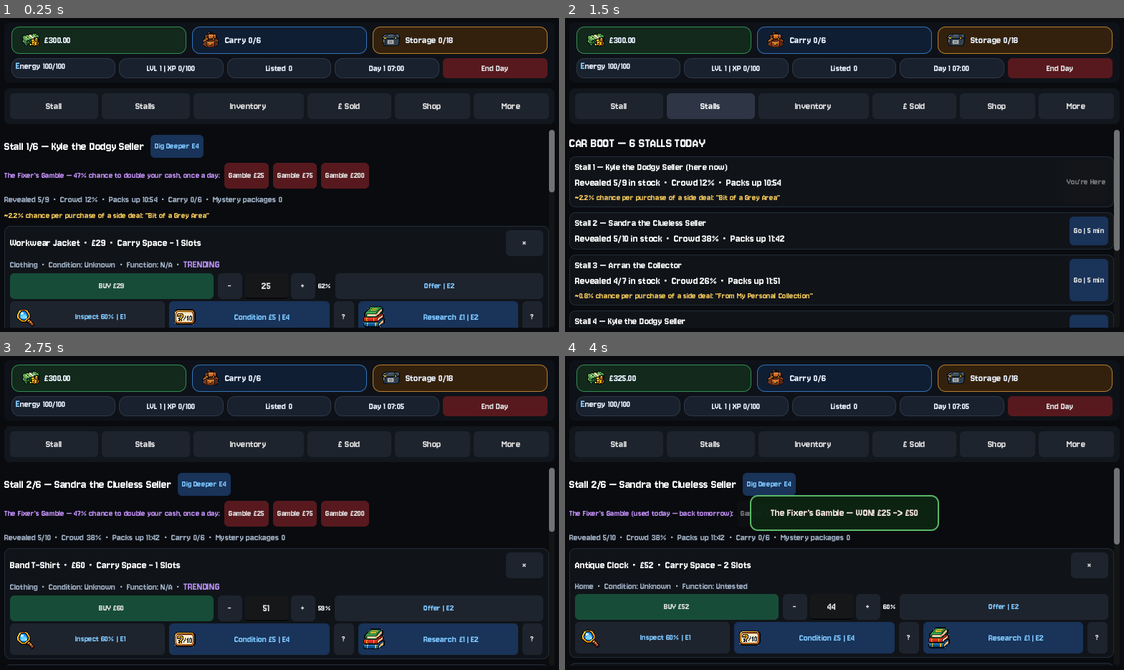
Above: before the commit, frames 1-4 (two rows, left to right).
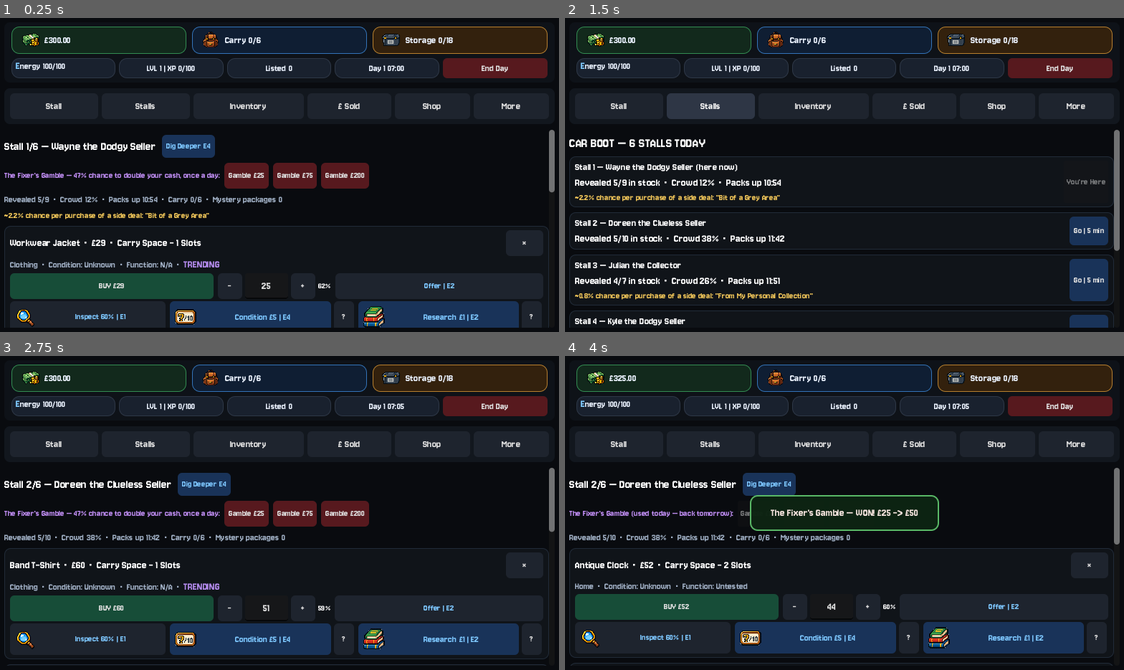
Above: after the commit, the same moments.

Repository: wmilburn1997-ai/car-boot-reseller
Game: Godot game, scene res://Main.tscn
Two runs of this game, one before a commit and one after it. Both use one fixed random seed, a clock stepped at 60 frames per second and the inputs below.
Inputs:
- Up to frame 1 (0.25 s): no input
- Up to frame 2 (1.5 s): click "Stall" at 0.5 s; click "Stalls" at 1.25 s
- Up to frame 3 (2.75 s): click "Go | 5 min" at 2 s
- Up to frame 4 (4 s): click "Gamble £25" at 2.75 s; click "×" at 3.5 s

The runs differ from the first frame. In frame 1, 0.9% of the frame differs, in the area x 9-96%, y 37-99%; in frame 2, 0.5%; in frame 3, 0.3%; in frame 4, 0.3%.

Commit message:
Fix help button crash, restore scroll preservation, add condition chance/rolled, unique seller names, swap listing button prominence

Diff:
--- a/main.gd
+++ b/main.gd
@@ -763,16 +763,20 @@
 	item["highlight_action"] = action_key
 	item["highlight_color"] = "gold" if after_max < before_max else "yellow"
 
-func add_help_button(parent, button):
-	if button.tooltip_text == "":
-		return
-	var help_btn = Button.new()
-	help_btn.text = "?"
-	help_btn.custom_minimum_size = Vector2(28, 28)
-	style_button(help_btn, "nav")
-	help_btn.add_theme_font_size_override("font_size", 13)
-	help_btn.pressed.connect(Callable(self, "queue_popup").bind(button.tooltip_text, "info"))
-	parent.add_child(help_btn)
+func wrap_button_with_help(button, help_text):
+	var row = HBoxContainer.new()
+	row.add_theme_constant_override("separation", 4)
+	row.size_flags_horizontal = Control.SIZE_EXPAND_FILL
+	row.add_child(button)
+	if help_text != "":
+		var help_btn = Button.new()
+		help_btn.text = "?"
+		help_btn.custom_minimum_size = Vector2(28, 28)
+		style_button(help_btn, "nav")
+		help_btn.add_theme_font_size_override("font_size", 13)
+		help_btn.pressed.connect(Callable(self, "queue_popup").bind(help_text, "info"))
+		row.add_child(help_btn)
+	return row
 
 func apply_button_icon(button, icon_tex):
 	if icon_tex != null:
@@ -787,7 +791,7 @@
 		return "#d4af37"
 	return "#f0d060"
 
-func make_completed_action_box(header_text, note_bbcode_text, note_color = "#b8dcff", header_icon = null):
+func make_completed_action_box(header_text, note_bbcode_text, note_color = "#b8dcff", header_icon = null, help_text = ""):
 	var panel = PanelContainer.new()
 	var sb = StyleBoxFlat.new()
 	sb.bg_color = Color(0.09,0.10,0.12,1.0)
@@ -824,7 +828,16 @@
 	header.text = header_text
 	header.add_theme_font_size_override("font_size", 15)
 	header.add_theme_color_override("font_color", Color(0.58,0.63,0.70,1.0))
+	header.size_flags_horizontal = Control.SIZE_EXPAND_FILL
 	header_row.add_child(header)
+	if help_text != "":
+		var help_btn = Button.new()
+		help_btn.text = "?"
+		help_btn.custom_minimum_size = Vector2(28, 28)
+		style_button(help_btn, "nav")
+		help_btn.add_theme_font_size_override("font_size", 13)
+		help_btn.pressed.connect(Callable(self, "queue_popup").bind(help_text, "info"))
+		header_row.add_child(help_btn)
 	if note_bbcode_text != "":
 		var note = RichTextLabel.new()
 		note.bbcode_enabled = true
@@ -1150,11 +1163,13 @@
 	daily_expenses = min(25.0, 6.50 + float(day - 1) * 0.25)
 	var seller_names = seller_profiles.keys()
 	var count = rng.randi_range(6, 8)
+	var used_names_today = {}
 	for i in range(count):
 		var seller = seller_names[rng.randi_range(0, seller_names.size() - 1)]
 		var profile = seller_profiles[seller]
 		var stall = {
 			"seller": seller,
+			"seller_display_name": pick_unique_seller_name(seller, used_names_today),
 			"stock": [],
 			"revealed": 0,
 			"packing_minute": rng.randi_range(10 * 60 + 45, 12 * 60),
@@ -1353,6 +1368,9 @@
 
 func show_stall():
 	current_screen_name = "show_stall"
+	if page_scroll != null:
+		last_scroll_value = page_scroll.scroll_vertical
+		call_deferred("_restore_scroll", page_scroll)
 	clear_body()
 	update_header()
 	if pending_special_offer != null:
@@ -1368,20 +1386,21 @@
 
 	var stall = stalls[current_stall_index]
 	var seller = stall["seller"]
+	var seller_display = stall["seller_display_name"]
 	if current_time_minutes >= stall["packing_minute"] or bool(stall.get("banned_today", false)):
 		var packed_title = Label.new()
 		packed_title.autowrap_mode = TextServer.AUTOWRAP_WORD_SMART
 		packed_title.size_flags_horizontal = Control.SIZE_EXPAND_FILL
 		packed_title.add_theme_font_size_override("font_size", 20)
-		packed_title.text = "STALL %d/%d — %s" % [current_stall_index + 1, stalls.size(), seller_display_name(seller)]
+		packed_title.text = "STALL %d/%d — %s" % [current_stall_index + 1, stalls.size(), seller_display]
 		body.add_child(packed_title)
 		var packed = Label.new()
 		packed.autowrap_mode = TextServer.AUTOWRAP_WORD_SMART
 		packed.size_flags_horizontal = Control.SIZE_EXPAND_FILL
 		if bool(stall.get("banned_today", false)):
-			packed.text = "You've been kicked off %s's stall for the rest of the day." % seller_display_name(seller)
+			packed.text = "You've been kicked off %s's stall for the rest of the day." % seller_display
 		else:
-			packed.text = "%s has already packed up and left for the day." % seller_display_name(seller)
+			packed.text = "%s has already packed up and left for the day." % seller_display
 		body.add_child(packed)
 		var back_note = Label.new()
 		back_note.autowrap_mode = TextServer.AUTOWRAP_WORD_SMART
@@ -1397,7 +1416,7 @@
 
 	var title = Label.new()
 	title.add_theme_font_size_override("font_size", 18)
-	title.text = "Stall %d/%d — %s" % [current_stall_index + 1, stalls.size(), seller_display_name(seller)]
+	title.text = "Stall %d/%d — %s" % [current_stall_index + 1, stalls.size(), seller_display]
 	title_row.add_child(title)
 
 	var browse = Button.new()
@@ -1532,11 +1551,11 @@
 					stall_condition_note += "\n[color=#e88c7a][!] Hidden flaw found: %s[/color]" % item["fault_severity"]
 				else:
 					stall_condition_note += "\n[color=#8cd98f]No hidden defects found.[/color]"
-			card.add_child(make_completed_action_box("Condition Checked", stall_condition_note, get_highlight_color(item, "condition"), condition_icon))
+			card.add_child(make_completed_action_box("Condition Checked", stall_condition_note, get_highlight_color(item, "condition"), condition_icon, "Reveals the exact Condition score for certain. This is the only reliable way to know it before buying — and, for non-electronic items, the only way to know about hidden defects at all."))
 
 		if item["basic_researched"]:
 			var stall_research_note = "Researched Prices: %s  •  [color=#e08fd0]Rare-variant gamble: ~%.0f%%[/color]" % [item["basic_comps"], float(item["locked_gamble_hint"]) * 100.0]
-			card.add_child(make_completed_action_box("Researched", stall_research_note, get_highlight_color(item, "research"), research_icon))
+			card.add_child(make_completed_action_box("Researched", stall_research_note, get_highlight_color(item, "research"), research_icon, "Shows real sold-price comparables for this exact item. Evidence to weigh, not a guaranteed value — one-time only."))
 
 		var top_row = HFlowContainer.new()
 		top_row.size_flags_horizontal = Control.SIZE_EXPAND_FILL
@@ -1661,8 +1680,7 @@
 			condition_button.add_theme_font_size_override("font_size", 14)
 			condition_button.pressed.connect(Callable(self, "check_condition").bind(i))
 			apply_button_icon(condition_button, condition_icon)
-			actions.add_child(condition_button)
-			add_help_button(actions, condition_button)
+			actions.add_child(wrap_button_with_help(condition_button, condition_button.tooltip_text))
 
 		if not item["basic_researched"]:
 			var research_button = Button.new()
@@ -1674,8 +1692,7 @@
 			research_button.add_theme_font_size_override("font_size", 14)
 			research_button.pressed.connect(Callable(self, "prebuy_research").bind(i))
 			apply_button_icon(research_button, research_icon)
-			actions.add_child(research_button)
-			add_help_button(actions, research_button)
+			actions.add_child(wrap_button_with_help(research_button, research_button.tooltip_text))
 
 	footer_label.text = ""
 
@@ -1739,7 +1756,8 @@
 	var before_center = (float(before_check[0]) + float(before_check[1])) / 2.0
 	var after_center = (float(after_check[0]) + float(after_check[1])) / 2.0
 	var change_word = "increased" if after_center >= before_center else "decreased"
-	item["condition_price_note"] = "Condition Checked — %d/10. Selling price %s: £%d–£%d -> £%d–£%d." % [item["condition"], change_word, before_check[0], before_check[1], after_check[0], after_check[1]]
+	var reveal_roll = rng.randf()
+	item["condition_price_note"] = "[color=#e08fd0]Chance 100%% | Rolled %.2f%%[/color] | Result: Revealed — %d/10. Selling price %s: £%d–£%d -> £%d–£%d." % [reveal_roll * 100.0, item["condition"], change_word, before_check[0], before_check[1], after_check[0], after_check[1]]
 	apply_price_highlight(item, "condition", float(before_check[1]), float(after_check[1]))
 	var message = "CONDITION CHECK COMPLETE — Condition %d/10." % item["condition"]
 	if item["testable"]:
@@ -1822,11 +1840,12 @@
 	var stall = stalls[current_stall_index]
 	var item = stall["stock"][index]
 	var seller = stall["seller"]
+	var seller_display = stall["seller_display_name"]
 	if item["haggle_attempted"]:
 		set_status("You already made your one haggle attempt on this item.")
 		return
 	if bool(stall.get("banned_today", false)):
-		set_status("%s won't deal with you again today." % seller_display_name(seller))
+		set_status("%s won't deal with you again today." % seller_display)
 		return
 	if energy < 2:
 		set_status("Need E2 to haggle.")
@@ -1945,7 +1964,7 @@
 		name_line.autowrap_mode = TextServer.AUTOWRAP_WORD_SMART
 		name_line.size_flags_horizontal = Control.SIZE_EXPAND_FILL
 		name_line.add_theme_font_size_override("font_size", 15)
-		name_line.text = "Stall %d — %s%s" % [i + 1, seller_display_name(stall["seller"]), here_tag]
+		name_line.text = "Stall %d — %s%s" % [i + 1, stall["seller_display_name"], here_tag]
 		if packed:
 			name_line.add_theme_color_override("font_color", Color(0.5,0.5,0.55,1.0))
 		info_box.add_child(name_line)
@@ -2010,7 +2029,7 @@
 	if index >= stall["revealed"]:
 		return
 	if bool(stall.get("banned_today", false)):
-		set_status("%s won't deal with you again today." % seller_display_name(stall["seller"]))
+		set_status("%s won't deal with you again today." % stall["seller_display_name"])
 		return
 	var item = stall["stock"][index]
 	if bool(item.get("seller_refuses", false)):
@@ -2036,7 +2055,7 @@
 	stall["stock"].remove_at(index)
 	stall["revealed"] = min(stall["revealed"], stall["stock"].size())
 	register_collection(item)
-	check_side_deal(stall["seller"])
+	check_side_deal(stall["seller"], stall["seller_display_name"])
 	add_xp(2)
 	queue_popup("Item Purchased! %s — £%.2f" % [item["name"], item["paid"]], "success")
 	save_game()
@@ -2067,7 +2086,7 @@
 		fs["highest_one_in"] = item["one_in"]
 		fs["highest_rarity"] = item["rarity"]
 
-func check_side_deal(seller):
+func check_side_deal(seller, display_name):
 	if not special_event_profiles.has(seller):
 		return
 	if pending_special_offer != null:
@@ -2077,11 +2096,11 @@
 	var result = roll < chance
 	record_rng("Side deal chance: %s | Rolled: %.2f%% | Result: %s" % [chance_text(chance), roll * 100.0, "TRIGGERED" if result else "MISS"])
 	if result:
-		pending_special_offer = generate_special_offer(seller)
-		status_label.text += " \"%s\" — %s has a special offer for you." % [special_event_profiles[seller]["title"], seller_display_name(seller)]
+		pending_special_offer = generate_special_offer(seller, display_name)
+		status_label.text += " \"%s\" — %s has a special offer for you." % [special_event_profiles[seller]["title"], display_name]
 		unlock_achievement("Actually Mate...")
 
-func generate_special_offer(seller):
+func generate_special_offer(seller, display_name):
 	var profile = special_event_profiles[seller]
 	var item = generate_item(seller)
 	var value_mult = rng.randf_range(float(profile["value_mult"][0]), float(profile["value_mult"][1]))
@@ -2106,7 +2125,7 @@
 	if profile.has("fake_bonus"):
 		item["fake_chance"] = clamp(float(item["fake_chance"]) + float(profile["fake_bonus"]), 0.0, 0.85)
 		item["authentic"] = rng.randf() > item["fake_chance"]
-	return {"seller":seller, "title":profile["title"], "flavor":profile["flavor"], "item":item}
+	return {"seller":seller, "seller_display_name":display_name, "title":profile["title"], "flavor":profile["flavor"], "item":item}
 
 func show_special_offer():
 	current_screen_name = "show_special_offer"
@@ -2122,7 +2141,7 @@
 	title.autowrap_mode = TextServer.AUTOWRAP_WORD_SMART
 	title.size_flags_horizontal = Control.SIZE_EXPAND_FILL
 	title.add_theme_font_size_override("font_size", 20)
-	title.text = "SPECIAL OFFER — %s (%s)" % [offer["title"], seller_display_name(offer["seller"])]
+	title.text = "SPECIAL OFFER — %s (%s)" % [offer["title"], offer["seller_display_name"]]
 	body.add_child(title)
 
 	var flavor = Label.new()
@@ -2232,6 +2251,9 @@
 
 func show_inventory():
 	current_screen_name = "show_inventory"
+	if page_scroll != null:
+		last_scroll_value = page_scroll.scroll_vertical
+		call_deferred("_restore_scroll", page_scroll)
 	clear_body()
 	update_header()
 	var title = Label.new()
@@ -2354,7 +2376,7 @@
 					condition_note += "\n[color=#e88c7a][!] Hidden flaw found: %s[/color]" % item["fault_severity"]
 				else:
 					condition_note += "\n[color=#8cd98f]No hidden defects found.[/color]"
-			card.add_child(make_completed_action_box("Condition Checked", condition_note, get_highlight_color(item, "condition"), condition_icon))
+			card.add_child(make_completed_action_box("Condition Checked", condition_note, get_highlight_color(item, "condition"), condition_icon, "Reveals the exact Condition score, and — for non-electronic items — any hidden defect. Only reliable way to know for sure if you skipped it before buying."))
 			actions.add_child(Control.new())
 		else:
 			var inv_condition_button = Button.new()
@@ -2366,11 +2388,10 @@
 			inv_condition_button.size_flags_horizontal = Control.SIZE_EXPAND_FILL
 			style_button(inv_condition_button, "action")
 			inv_condition_button.add_theme_font_size_override("font_size", 14)
-			actions.add_child(inv_condition_button)
-			add_help_button(actions, inv_condition_button)
+			actions.add_child(wrap_button_with_help(inv_condition_button, inv_condition_button.tooltip_text))
 
 		if item["basic_researched"]:
-			card.add_child(make_completed_action_box("Researched", "Researched Prices: %s" % item["basic_comps"], get_highlight_color(item, "research"), research_icon))
+			card.add_child(make_completed_action_box("Researched", "Researched Prices: %s" % item["basic_comps"], get_highlight_color(item, "research"), research_icon, "Sold-price comparables for this item. Evidence only, one-time."))
 			actions.add_child(Control.new())
 		else:
 			var basic_button = Button.new()
@@ -2382,14 +2403,13 @@
 			basic_button.size_flags_horizontal = Control.SIZE_EXPAND_FILL
 			style_button(basic_button, "action")
 			basic_button.add_theme_font_size_override("font_size", 14)
-			actions.add_child(basic_button)
-			add_help_button(actions, basic_button)
+			actions.add_child(wrap_button_with_help(basic_button, basic_button.tooltip_text))
 
 		if item["deep_researched"]:
 			var deep_note = item["research_note"]
 			if item["rare_variant_hit"]:
 				deep_note += "\nRARE VARIANT — [color=#e08fd0]rolled %.2f%%[/color] (%s) — value x%.1f!" % [item["rare_variant_roll_pct"], item["rare_variant_tier"], item["rare_variant_mult"]]
-			card.add_child(make_completed_action_box("Deep Researched", deep_note, get_highlight_color(item, "deep_research"), deep_research_icon))
+			card.add_child(make_completed_action_box("Deep Researched", deep_note, get_highlight_color(item, "deep_research"), deep_research_icon, "Digs into exact model/variant details. If you Basic Researched this item first, your rare-variant odds are set by how good or bad that research looked — a bad-looking deal gets better odds here. Can raise or lower your Selling Potential range with an explanation — one-time only, may find nothing new."))
 			actions.add_child(Control.new())
 		else:
 			var deep_knowledge = float(category_knowledge.get(item["category"], 5))
@@ -2410,12 +2430,11 @@
 				deep_button.icon = deep_research_icon
 				deep_button.add_theme_constant_override("icon_max_width", 32)
 				deep_button.texture_filter = CanvasItem.TEXTURE_FILTER_NEAREST
-			actions.add_child(deep_button)
-			add_help_button(actions, deep_button)
+			actions.add_child(wrap_button_with_help(deep_button, deep_button.tooltip_text))
 
 		if item["testable"]:
 			if item["tested"]:
-				card.add_child(make_completed_action_box("Tested", item["test_note"], "#b8dcff", test_icon))
+				card.add_child(make_completed_action_box("Tested", item["test_note"], "#b8dcff", test_icon, "Reveals whether this electronic item actually works. Required before it can be listed."))
 				actions.add_child(Control.new())
 			else:
 				var test_button = Button.new()
@@ -2428,11 +2447,10 @@
 				test_button.size_flags_horizontal = Control.SIZE_EXPAND_FILL
 				style_button(test_button, "action")
 				test_button.add_theme_font_size_override("font_size", 14)
-				actions.add_child(test_button)
-				add_help_button(actions, test_button)
+				actions.add_child(wrap_button_with_help(test_button, test_button.tooltip_text))
 
 		if item["auth_attempted"]:
-			card.add_child(make_completed_action_box("Authenticated — %s" % item["auth_status"], item["auth_note"], "#b8dcff", authenticate_icon))
+			card.add_child(make_completed_action_box("Authenticated — %s" % item["auth_status"], item["auth_note"], "#b8dcff", authenticate_icon, "Checks for counterfeits. Not perfectly accurate, and confirmed fakes can't be sold normally — but selling unauthenticated carries its own return risk."))
 			actions.add_child(Control.new())
 		else:
 			var auth_button = Button.new()
@@ -2445,8 +2463,7 @@
 			auth_button.size_flags_horizontal = Control.SIZE_EXPAND_FILL
 			style_button(auth_button, "action")
 			auth_button.add_theme_font_size_override("font_size", 14)
-			actions.add_child(auth_button)
-			add_help_button(actions, auth_button)
+			actions.add_child(wrap_button_with_help(auth_button, auth_button.tooltip_text))
 
 
 		if toolbox_level > 0 and item["tested"] and item["fault"]:
@@ -2593,12 +2610,6 @@
 
 	box.add_child(interest)
 
-	var list_button = Button.new()
-	list_button.text = "Create Listing"
-	list_button.pressed.connect(Callable(self, "create_listing").bind(index, value_edit))
-	style_button(list_button, "buy")
-	box.add_child(list_button)
-
 	var guide = Label.new()
 	if item["deep_researched"]:
 		guide.text = "Researched range"
@@ -2607,6 +2618,14 @@
 	box.add_child(guide)
 
 	card.add_child(breakdown)
+
+	var list_button = Button.new()
+	list_button.text = "Create Listing"
+	list_button.pressed.connect(Callable(self, "create_listing").bind(index, value_edit))
+	list_button.size_flags_horizontal = Control.SIZE_EXPAND_FILL
+	list_button.custom_minimum_size.y = 44
+	style_button(list_button, "buy")
+	card.add_child(list_button)
 
 	var quick_sell_row = HBoxContainer.new()
 	quick_sell_row.add_theme_constant_override("separation", 8)
@@ -2616,7 +2635,6 @@
 	var quick_sell_high = max(1.0, round(float(potential[0]) * 0.75))
 	quick_sell_button.text = "Quick Sell £%d-%d" % [quick_sell_low, quick_sell_high]
 	quick_sell_button.tooltip_text = "Instant cash, no listing wait — but well below market value. Rarely, a great buy can still turn a small profit."
-	quick_sell_button.size_flags_horizontal = Control.SIZE_EXPAND_FILL
 	style_button(quick_sell_button, "danger")
 	quick_sell_button.pressed.connect(Callable(self, "quick_sell_item").bind(index))
 	quick_sell_row.add_child(quick_sell_button)
@@ -2753,7 +2771,8 @@
 	var before_center = (float(before_check[0]) + float(before_check[1])) / 2.0
 	var after_center = (float(after_check[0]) + float(after_check[1])) / 2.0
 	var change_word = "increased" if after_center >= before_center else "decreased"
-	item["condition_price_note"] = "Condition Checked — %d/10. Selling price %s: £%d–£%d -> £%d–£%d." % [item["condition"], change_word, before_check[0], before_check[1], after_check[0], after_check[1]]
+	var reveal_roll = rng.randf()
+	item["condition_price_note"] = "[color=#e08fd0]Chance 100%% | Rolled %.2f%%[/color] | Result: Revealed — %d/10. Selling price %s: £%d–£%d -> £%d–£%d." % [reveal_roll * 100.0, item["condition"], change_word, before_check[0], before_check[1], after_check[0], after_check[1]]
 	apply_price_highlight(item, "condition", float(before_check[1]), float(after_check[1]))
 	var message = "CONDITION CHECK COMPLETE — Condition %d/10." % item["condition"]
 	if item["testable"]:
@@ -3464,6 +3483,16 @@
 	show_shop()
 
 var patch_notes = [
+	{"version": "Latest — 10/09/2026 04:20", "notes": [
+		"Fixed ? help buttons to also show before pressing, not just in the completed box — now grouped together with each action button in a shared row so they can't separate via layout wrapping",
+	]},
+	{"version": "Latest — 10/09/2026 04:00", "notes": [
+		"Fixed a real bug in the ? help buttons that could have broken the game (a parenthesis mistake on my end) — moved them inside the completed action boxes at the right side, as requested, and removed the outside ones entirely",
+		"Found and fixed the actual cause of the scroll drift: per-render scroll position restoration had stopped firing after an earlier architecture change. Note: since the completed box is genuinely taller than the button it replaces, content below it will still shift down somewhat — that's an inherent trade-off of showing more detail, not something further fixable without a much bigger redesign",
+		"Condition now shows a Chance/Rolled line like other actions — shown honestly as 100% chance (checking Condition is a guaranteed reveal, not a real gamble), with a genuine rolled number for visual consistency",
+		"Sellers of the same type no longer share the same name within a day (e.g. two Dodgy Sellers now get different first names) — each stall gets a name assigned uniquely at day-start",
+		"Create Listing is now the larger, more prominent button; Quick Sell is smaller and in its own separate row",
+	]},
 	{"version": "Latest — 10/09/2026 03:10", "notes": [
 		"Achievements progress bars redesigned: green fill, milestones properly spread out and wrapping instead of cramped on one line",
 		"Added a new Total Lifetime Profit progress bar alongside Total Haggled Savings",
@@ -3690,18 +3719,40 @@
 		line.text = "%s | Condition %s | Sold £%.2f | [color=%s]Profit £%+.2f[/color] | Day %d" % [sale["name"], sold_condition_text, sale["price"], profit_color, profit, sale["day"]]
 		body.add_child(line)
 
-var seller_display_names = {
-	"Desperate Seller": "Stephen the Desperate Seller",
-	"House Clearance": "Barry's House Clearance",
-	"Clueless Seller": "Sandra the Clueless Seller",
-	"Regular Seller": "Dave the Regular Seller",
-	"Collector": "Arran the Collector",
-	"Dodgy Seller": "Kyle the Dodgy Seller",
-	"Dealer": "Will the Dealer",
+var seller_first_name_pools = {
+	"Desperate Seller": ["Stephen", "Colin", "Trevor"],
+	"House Clearance": ["Barry", "Malcolm", "Derek"],
+	"Clueless Seller": ["Sandra", "Karen", "Doreen"],
+	"Regular Seller": ["Dave", "Paul", "Steve"],
+	"Collector": ["Arran", "Julian", "Marcus"],
+	"Dodgy Seller": ["Kyle", "Wayne", "Vinnie"],
+	"Dealer": ["Will", "Terry", "Frank"],
 }
+var seller_name_templates = {
+	"Desperate Seller": "%s the Desperate Seller",
+	"House Clearance": "%s's House Clearance",
+	"Clueless Seller": "%s the Clueless Seller",
+	"Regular Seller": "%s the Regular Seller",
+	"Collector": "%s the Collector",
+	"Dodgy Seller": "%s the Dodgy Seller",
+	"Dealer": "%s the Dealer",
+}
+
+func pick_unique_seller_name(seller, used_names_today):
+	var pool = seller_first_name_pools.get(seller, [seller])
+	var template = seller_name_templates.get(seller, "%s")
+	var shuffled = pool.duplicate()
+	shuffled.shuffle()
+	for first_name in shuffled:
+		if not used_names_today.has(first_name):
+			used_names_today[first_name] = true
+			return template % first_name
+	var fallback_name = pool[0] + " " + str(used_names_today.size() + 1)
+	used_names_today[fallback_name] = true
+	return template % fallback_name
 
 func seller_display_name(seller):
-	return seller_display_names.get(seller, seller)
+	return seller
 
 func get_category_list():
 	var cats = []
Not shown, changed: docs/index.html
Not shown, changed: docs/index.pck
